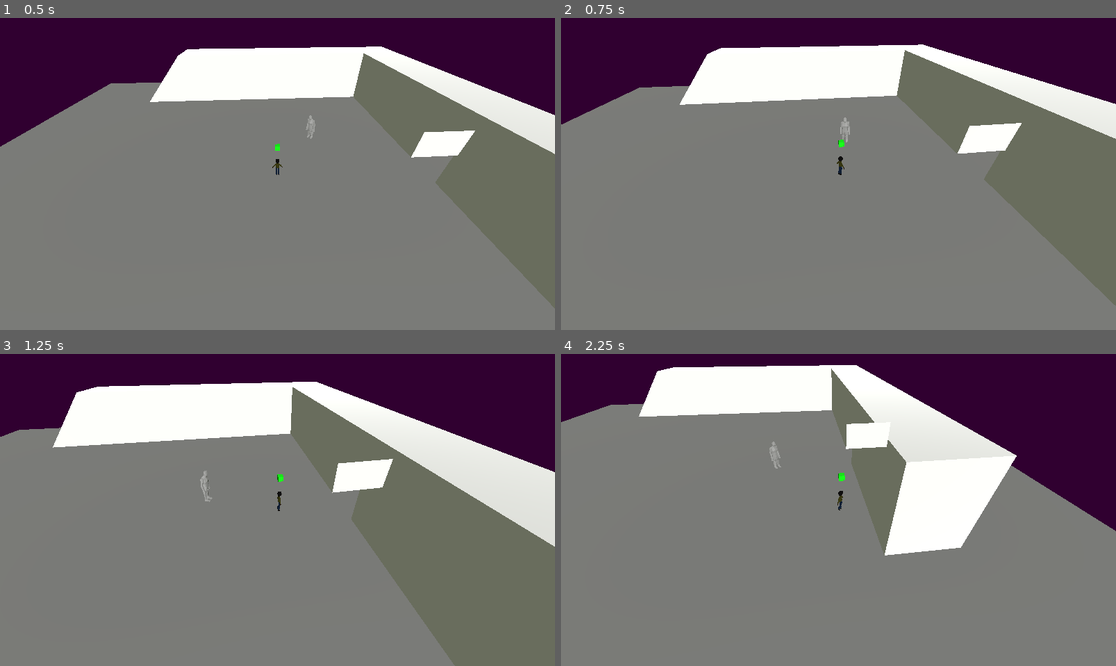
Above: before the commit, frames 1-4 (two rows, left to right).
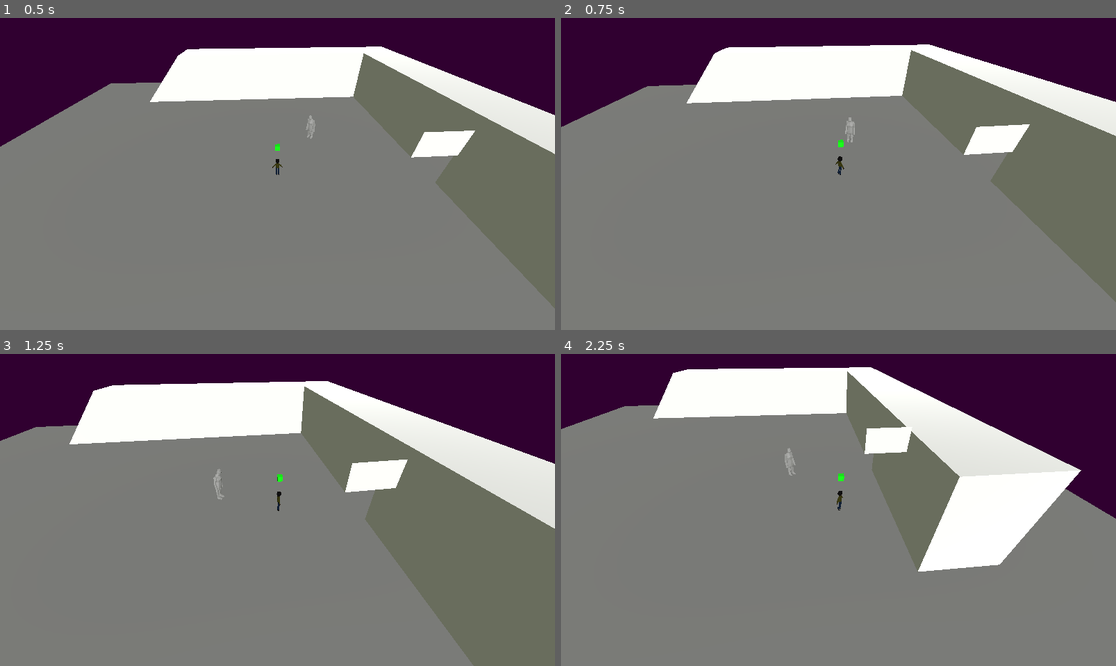
Above: after the commit, the same moments.

Repository: FellowshipOfTheGame/Hotel-Ponte-Negra
Game: Godot game, scene res://scenes/base.tscn
Two runs of this game, one before a commit and one after it. Both use one fixed random seed, a clock stepped at 60 frames per second and the inputs below.
Inputs (mouse positions are in pixels of both pictures, inside the frame that each line leads up to):
- Up to frame 1 (0.5 s): no input
- Up to frame 2 (0.75 s): move the mouse to (960, 158) at 0.52 s; hold Right (movimento_direita) from 0.53 s (still down); hold E (interacao) from 0.53 s (still down)
- Up to frame 3 (1.25 s): keep holding Right (movimento_direita); keep holding E (interacao); tap Shift (correr, bound only after the commit) at 0.8 s
- Up to frame 4 (2.25 s): move the mouse to (727, 525) at 1.27 s; release Right (movimento_direita) at 1.28 s; release E (interacao) at 1.28 s; hold Down (movimento_tras) 1.28-2.03 s; tap Shift (correr, bound only after the commit) at 1.35 s; tap E (interacao) at 1.55 s; move the mouse to (894, 441) at 2.02 s; hold Right (movimento_direita) from 2.03 s (still down); hold E (interacao) from 2.03 s (still down)

Frame 1 is identical in both runs. In frame 2, 2.2% of the frame differs, in the area x 0-100%, y 8-93%; in frame 3, 6.5%; in frame 4, 13%, in the area x 0-100%, y 3-70%.

Commit message:
Estado de Running Implementado

Diff:
--- a/project.godot
+++ b/project.godot
@@ -64,6 +64,11 @@
 , Object(InputEventJoypadButton,"resource_local_to_scene":false,"resource_name":"","device":-1,"button_index":0,"pressure":0.0,"pressed":true,"script":null)
 ]
 }
+correr={
+"deadzone": 0.2,
+"events": [Object(InputEventKey,"resource_local_to_scene":false,"resource_name":"","device":0,"window_id":0,"alt_pressed":false,"shift_pressed":false,"ctrl_pressed":false,"meta_pressed":false,"pressed":false,"keycode":0,"physical_keycode":4194325,"key_label":0,"unicode":0,"location":0,"echo":false,"script":null)
+]
+}
 
 [layer_names]
 
--- a/scenes/characters/player/player.tscn
+++ b/scenes/characters/player/player.tscn
@@ -1,10 +1,11 @@
-[gd_scene load_steps=9 format=3 uid="uid://csmmjcndfe1ns"]
+[gd_scene load_steps=10 format=3 uid="uid://csmmjcndfe1ns"]
 
 [ext_resource type="ArrayMesh" uid="uid://h33klegcoldr" path="res://assets/3D_models/player/protagonista.obj" id="3_qd3e3"]
 [ext_resource type="PackedScene" uid="uid://d1wvdjrkby2k4" path="res://scenes/components/actionComponent.tscn" id="4_hss88"]
 [ext_resource type="Script" uid="uid://bec2av6d5j3lu" path="res://scripts/stateMachine/stateMachine.gd" id="4_qd3e3"]
 [ext_resource type="Script" uid="uid://cyw1x178o8j75" path="res://scripts/player/concreteStates/playerWalking.gd" id="5_6avc5"]
 [ext_resource type="Script" uid="uid://bl4kalbb655ah" path="res://scripts/player/concreteStates/playerIdle.gd" id="5_qd3e3"]
+[ext_resource type="Script" uid="uid://3xqtrj44geu1" path="res://scripts/player/concreteStates/playerRunning.gd" id="6_6avc5"]
 
 [sub_resource type="CapsuleShape3D" id="CapsuleShape3D_686vu"]
 height = 2.8588867
@@ -45,3 +46,7 @@
 [node name="PlayerWalking" type="Node" parent="State Machine"]
 script = ExtResource("5_6avc5")
 metadata/_custom_type_script = "uid://cyw1x178o8j75"
+
+[node name="PlayerRunning" type="Node" parent="State Machine"]
+script = ExtResource("6_6avc5")
+metadata/_custom_type_script = "uid://3xqtrj44geu1"
--- a/scripts/player/concreteStates/playerIdle.gd
+++ b/scripts/player/concreteStates/playerIdle.gd
@@ -1,31 +1,25 @@
-extends State
+extends PlayerState
 class_name PlayerIdle
 
 @export var desaceleracao: float = 10.0
 
-var player: CharacterBody3D
+func Enter():
+	init()
 
-func Enter():
-	player = get_tree().get_first_node_in_group("Player")
-
-func Physics_Update(_delta: float):
-	if not player:
-		return
-
-	# --- 1. CHECAR TRANSIÇÃO ---
-	var movX = Input.get_axis("movimento_esquerda", "movimento_direita")
-	var movZ = Input.get_axis("movimento_frente", "movimento_tras")
-	var direction = Vector3(movX, 0, movZ)
+func Physics_Update(delta: float):
+	var direction : Vector3 = input_direction()
 
 	if direction != Vector3.ZERO:
 		Transitioned.emit(self, "playerwalking")
 		return
 
-	# --- 2. LÓGICA DO ESTADO IDLE ---
-	player.velocity.x = 0
-	player.velocity.z = 0
+	inc_stamina(delta)
+	print(stamina)
+	if stamina == stamina_max:
+		tired = false
 
-	var gravity = ProjectSettings.get_setting("physics/3d/default_gravity")
-	player.velocity.y -= gravity * _delta
+	gravity_apply(delta)
 
-	player.move_and_slide()
+	player.move_and_slide() #para a gravidade
+
+	check_for_interaction()
--- /dev/null
+++ b/scripts/player/concreteStates/playerMoving.gd
@@ -0,0 +1,18 @@
+extends PlayerState
+class_name PlayerMoving
+
+static var running : bool
+
+func Enter():
+	init()
+
+func move(velocity : float)->void:
+	var direction : Vector3 = input_direction()
+
+	if direction != Vector3.ZERO:
+		player.velocity.x = direction.x * velocity
+		player.velocity.z = direction.z * velocity
+		fig.rotation.y = lerp_angle(fig.rotation.y, atan2(-direction.x, -direction.z), velocity/100)
+	else:
+		Transitioned.emit(self, "playeridle")
+		return
--- a/scripts/player/concreteStates/playerRunning.gd
+++ b/scripts/player/concreteStates/playerRunning.gd
@@ -1 +1,22 @@
-extends Node
+extends PlayerMoving
+class_name PlayerRunning
+
+@export_category("Running")
+@export var velocity : float = 15
+
+func Physics_Update(delta: float):
+	running = Input.is_action_pressed("correr")
+
+	if tired || !running:
+		Transitioned.emit(self, "playerWalking")
+
+	move(velocity)
+	dec_stamina(delta)
+	print(stamina)
+	if stamina == 0:
+		tired = true
+
+	gravity_apply(delta)
+
+	player.move_and_slide()
+	check_for_interaction()
--- a/scripts/player/concreteStates/playerState.gd
+++ b/scripts/player/concreteStates/playerState.gd
@@ -1 +1,46 @@
-extends Node
+extends State
+class_name PlayerState
+
+const stamina_max :float = 5
+static var stamina : float = stamina_max
+static var tired : bool
+
+var player : CharacterBody3D
+var fig : MeshInstance3D
+var interaction_shapecast : ShapeCast3D
+
+func init():
+	player = get_tree().get_first_node_in_group("Player")
+	fig = player.get_node_or_null("Protagonista")
+	interaction_shapecast = player.get_node_or_null("ActionComponent")
+	if !player || !fig || !interaction_shapecast:
+		print("Error in getting Character or Mesh")
+
+func input_direction()->Vector3:
+	var movX = Input.get_axis("movimento_esquerda", "movimento_direita")
+	var movZ = Input.get_axis("movimento_frente", "movimento_tras")
+	var direction = Vector3(movX, 0, movZ)
+	return direction
+
+func dec_stamina(dec : float)->void:
+	stamina = max(0, stamina - dec)
+
+func inc_stamina(inc : float)->void:
+	stamina = min(stamina + inc, stamina_max)
+
+func check_for_interaction() -> void:
+	if not player or not interaction_shapecast:
+		return
+
+	if Input.is_action_just_pressed("interacao"):
+		interaction_shapecast.force_shapecast_update()
+
+		if interaction_shapecast.is_colliding():
+			var collider = interaction_shapecast.get_collider(0)
+			if collider is Interactable:
+				print("Player interagiu com: ", collider.name)
+				collider._on_interact(player)
+
+func gravity_apply(delta : float):
+	var gravity = ProjectSettings.get_setting("physics/3d/default_gravity")
+	player.velocity.y -= gravity * delta
--- a/scripts/player/concreteStates/playerWalking.gd
+++ b/scripts/player/concreteStates/playerWalking.gd
@@ -1,53 +1,22 @@
-extends State
+extends PlayerMoving
 class_name PlayerWalking
 
-@export var velocidade : float = 10
+@export_category("Walking")
+@export var velocity : float = 8
 
-var interaction_shapecast: ShapeCast3D
-var fig: MeshInstance3D
-var player : CharacterBody3D
+func Physics_Update(delta: float):
+	running = Input.is_action_pressed("correr")
 
-func Enter():
-	print("Entrou no walking")
-	player = get_tree().get_first_node_in_group("Player")
-	if not player:
-		return
+	if !tired && running:
+		Transitioned.emit(self, "playerRunning")
 
-	fig = player.get_node_or_null("Protagonista")
-	interaction_shapecast = player.get_node_or_null("ActionComponent")
+	move(velocity)
+	inc_stamina(delta/2)
+	print(stamina)
+	if stamina == stamina_max:
+		tired = false
 
-func Physics_Update(_delta: float):
-	if not player or not fig:
-		return
-
-	var movX : float = Input.get_axis("movimento_esquerda", "movimento_direita")
-	var movZ : float = Input.get_axis("movimento_frente", "movimento_tras")
-
-	var direction = Vector3(movX, 0, movZ).normalized()
-
-	if direction != Vector3.ZERO:
-		player.velocity.x = direction.x * velocidade
-		player.velocity.z = direction.z * velocidade
-		fig.rotation.y = lerp_angle(fig.rotation.y, atan2(-direction.x, -direction.z), _delta*5)
-	else:
-		Transitioned.emit(self, "playeridle")
-		return
-
-	var gravity = ProjectSettings.get_setting("physics/3d/default_gravity")
-	player.velocity.y -= gravity * _delta
+	gravity_apply(delta)
 
 	player.move_and_slide()
 	check_for_interaction()
-
-func check_for_interaction() -> void:
-	if not player or not interaction_shapecast:
-		return
-
-	if Input.is_action_just_pressed("interacao"):
-		interaction_shapecast.force_shapecast_update()
-
-		if interaction_shapecast.is_colliding():
-			var collider = interaction_shapecast.get_collider(0)
-			if collider is Interactable:
-				print("Player interagiu com: ", collider.name)
-				collider._on_interact(player)
Not shown, added: scripts/player/concreteStates/playerMoving.gd.uid
